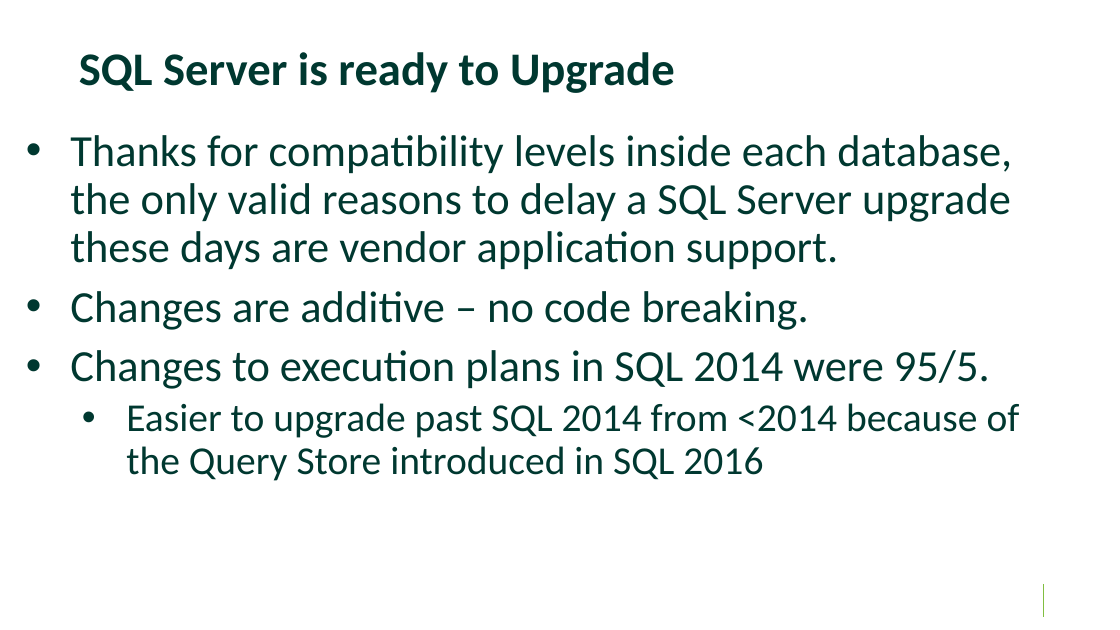
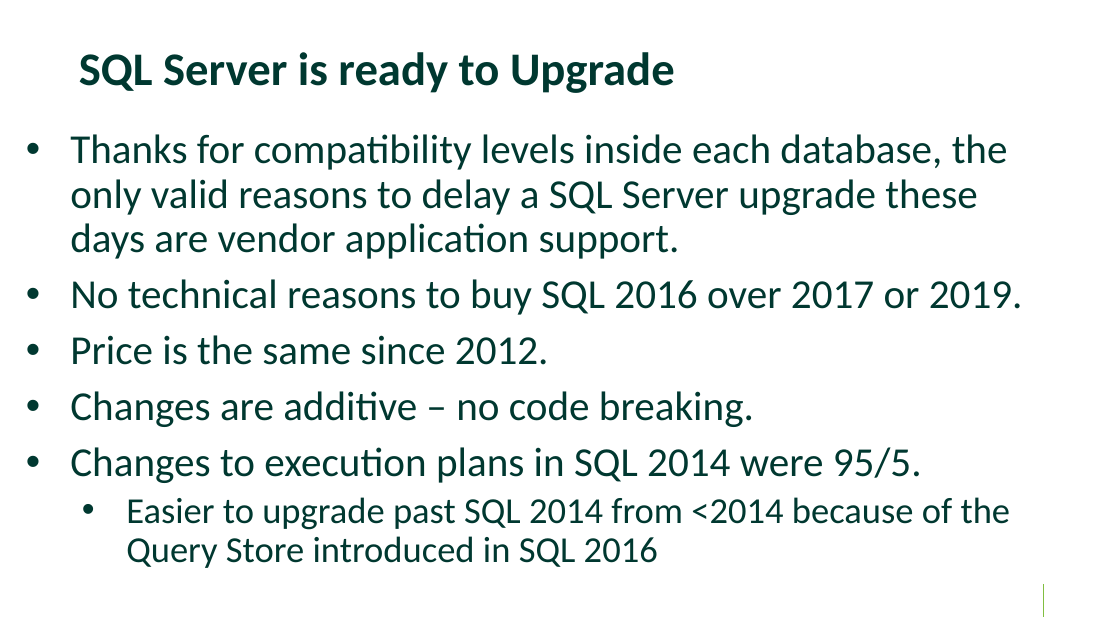
Before and after one commit to williamadba/Public-Presentations, a slide deck: slide 5 of SparkEd/The Business Case for SQL 2019.pptx. Drawn at 1120x630 pixels with LibreOffice and Linux fonts; fonts in the diff are those of the drawing; background and template pictures are left out. Boxes give left, top, right and bottom in pixels: in the first picture for what was removed or moved away, otherwise in the second. Text is boxed around its words. In the diff, an @@ line names an element or a change of style, - is before the commit and + after.

```diff
--- a/SparkEd/The Business Case for SQL 2019.pptx
+++ b/SparkEd/The Business Case for SQL 2019.pptx
@@ text at [70,134,1011,568]: size 36 to 33.3 pt in "Thanks for compatibility levels inside each database, ...", "Changes are additive – no code breaking.", "Changes to execution plans in SQL 2014 ..."; size 32 to 29.6 pt in "Easier to upgrade past SQL 2014 from ..." @@
@@ text at [70,279,1023,365]: paragraphs added @@
+• No technical reasons to buy SQL 2016 over 2017 or 2019.
+• Price is the same since 2012.
```
Also in this commit, not shown: 27 other slides changed, 1 slide removed.
